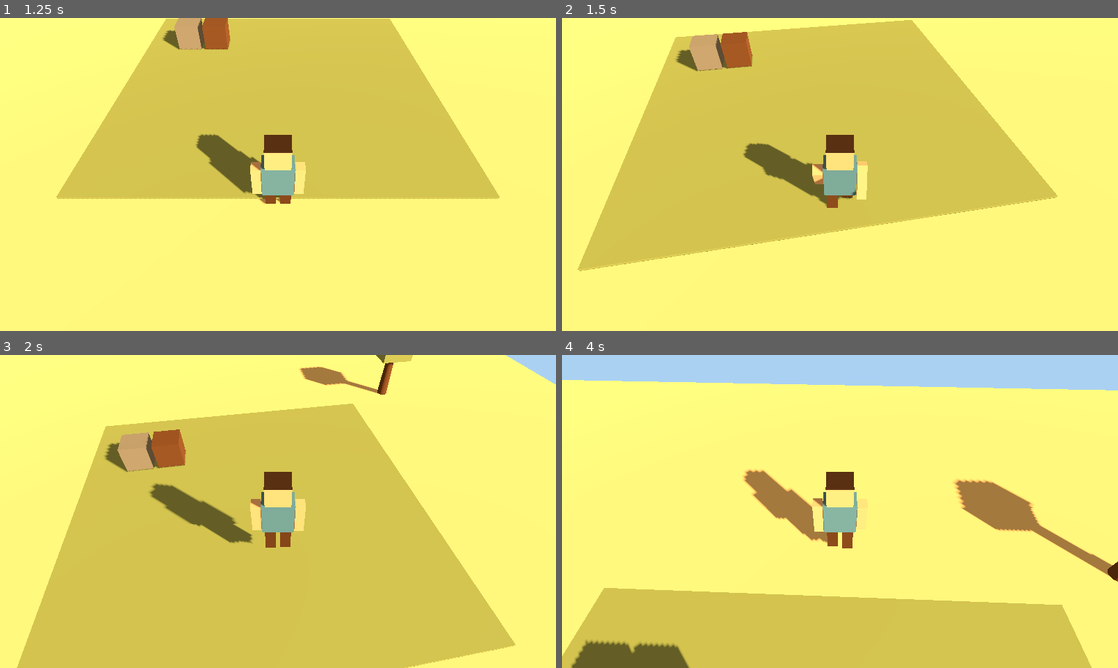
Above: before the commit, frames 1-4 (two rows, left to right).
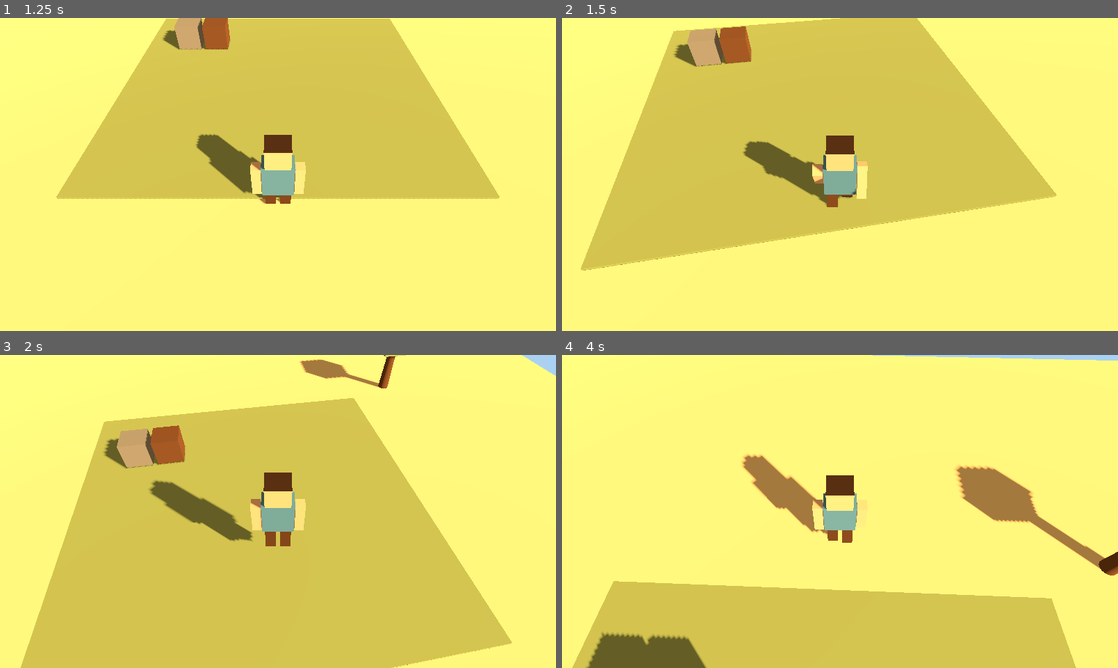
Above: after the commit, the same moments.

Repository: Luizgjunior/pequenosconstrutores
Game: Godot game, scene res://scenes/Main.tscn
Same seed, same stepped clock (60 frames per second), same inputs: the game is played once before the commit and once after it.
Inputs (mouse positions are in pixels of both pictures, inside the frame that each line leads up to):
- Up to frame 1 (1.25 s): click "Novo Jogo" at 0.5 s
- Up to frame 2 (1.5 s): move the mouse to (867, 174) at 1.27 s; hold W (move_forward) from 1.28 s (still down)
- Up to frame 3 (2 s): keep holding W (move_forward); tap Space (jump) at 1.52 s
- Up to frame 4 (4 s): keep holding W (move_forward); move the mouse to (812, 511) at 2.02 s; tap Space (jump) at 2.27, 3.77 s; move the mouse to (851, 505) at 2.77 s; move the mouse to (834, 517) at 3.52 s

Frame 1 is identical in both runs. In frame 2, 2.3% of the frame differs, in the area x 2-90%, y 0-81%; in frame 3, 3.4%; in frame 4, 16%, in the area x 0-100%, y 0-100%.

Commit message:
Adiciona ajuste vertical da camera com mouse

Diff:
--- a/scripts/player/PlayerController.gd
+++ b/scripts/player/PlayerController.gd
@@ -6,6 +6,9 @@
 @export var mouse_sensitivity := 0.0025
 @export var camera_distance := 7.0
 @export var camera_pitch_degrees := 45.0
+@export var min_camera_pitch_degrees := 18.0
+@export var max_camera_pitch_degrees := 78.0
+@export var camera_pitch_sensitivity := 180.0
 
 @onready var camera_pivot: Node3D = $CameraPivot
 @onready var camera: Camera3D = $CameraPivot/Camera3D
@@ -17,9 +20,11 @@
 var gravity: float = ProjectSettings.get_setting("physics/3d/default_gravity")
 var mouse_captured := true
 var walk_time := 0.0
+var current_camera_pitch := 45.0
 
 
 func _ready() -> void:
+	current_camera_pitch = camera_pitch_degrees
 	_update_camera_position()
 	Input.set_mouse_mode(Input.MOUSE_MODE_CAPTURED)
 
@@ -33,6 +38,12 @@
 
 	if mouse_captured and event is InputEventMouseMotion:
 		rotate_y(-event.relative.x * mouse_sensitivity)
+		current_camera_pitch = clamp(
+			current_camera_pitch + event.relative.y * mouse_sensitivity * camera_pitch_sensitivity,
+			min_camera_pitch_degrees,
+			max_camera_pitch_degrees
+		)
+		_update_camera_position()
 
 
 func _physics_process(delta: float) -> void:
@@ -59,7 +70,8 @@
 
 
 func _update_camera_position() -> void:
-	var pitch := deg_to_rad(camera_pitch_degrees)
+	current_camera_pitch = clamp(current_camera_pitch, min_camera_pitch_degrees, max_camera_pitch_degrees)
+	var pitch := deg_to_rad(current_camera_pitch)
 	camera_pivot.position = Vector3(0, 1.6, 0)
 	camera.position = Vector3(0, sin(pitch) * camera_distance, cos(pitch) * camera_distance)
 	camera.look_at(global_position + Vector3(0, 1.0, 0), Vector3.UP)
